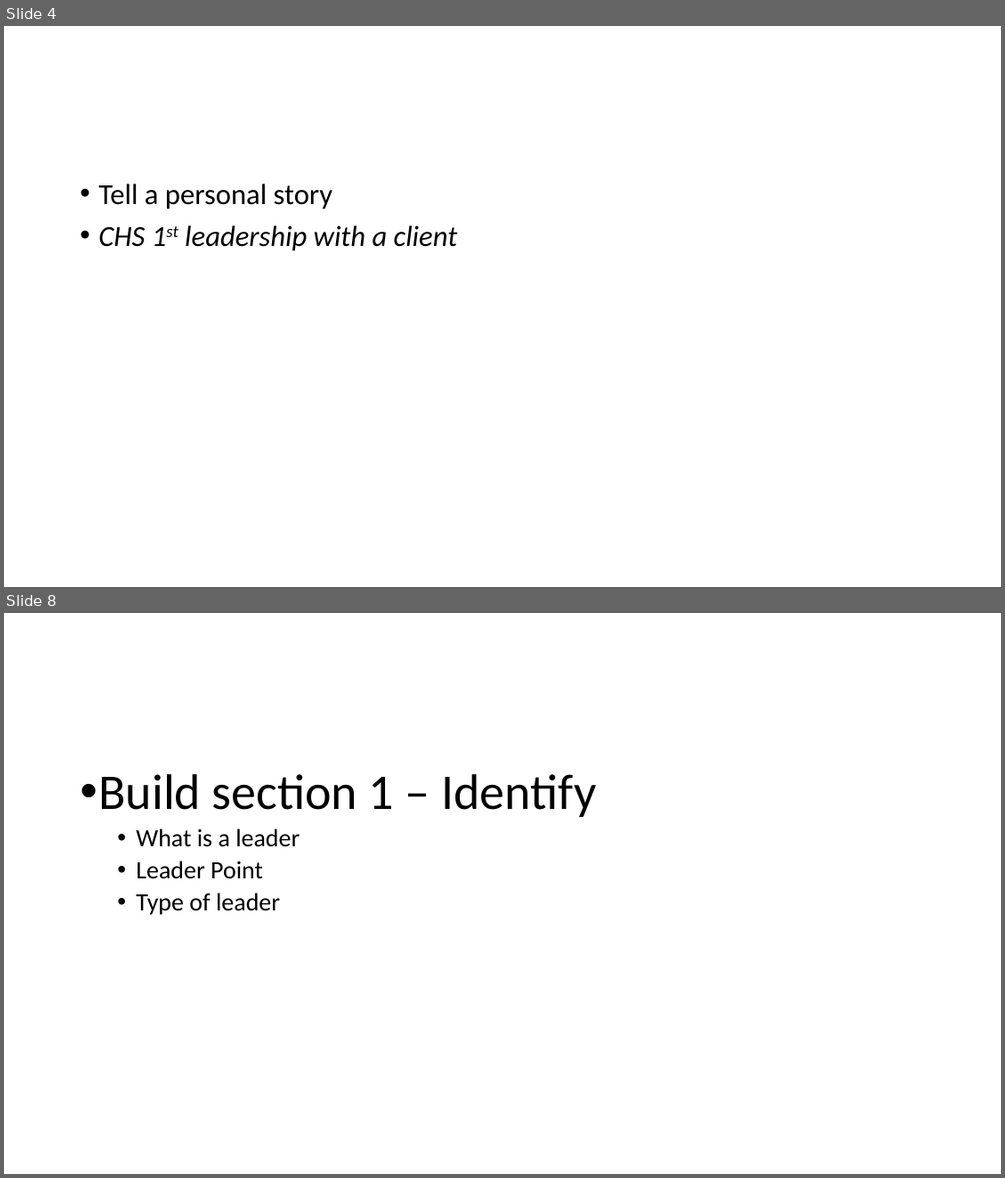
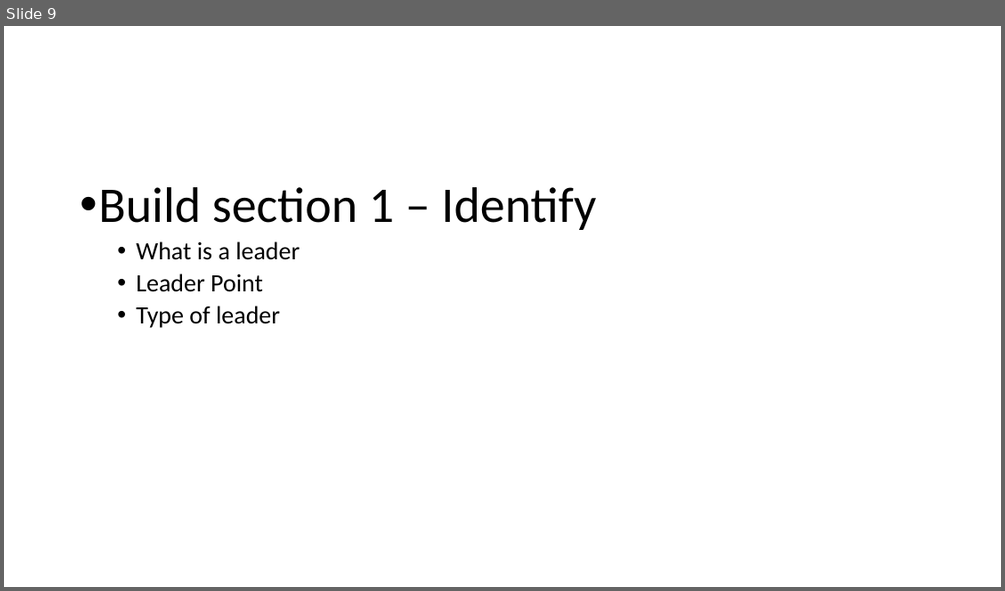
Before and after one commit to iamkeeler/THAT-Conference, a slide deck: 2021/Becoming a Leader.pptx. Shown one above the other, each under a label of ours: slides 4 and 8 before the commit, slide 9 after it; the slides between them are not shown. The pictures are 1005x1178 and 1005x591 pixels, drawn with LibreOffice and Linux fonts; fonts in the diff are those of the drawing. Boxes give left, top, right and bottom in pixels: in the first picture for what was removed or moved away, otherwise in the second. Text is boxed around its words. In the diff, an @@ line names an element or a change of style, - is before the commit and + after.

```diff
--- a/2021/Becoming a Leader.pptx
+++ b/2021/Becoming a Leader.pptx
@@ slide 4 removed at (x1=4, y1=26, x2=1001, y2=587), background #FFFFFF @@
@@ text removed at (x1=98, y1=184, x2=457, y2=251) @@
-• Tell a personal story
-• CHS 1st leadership with a client
@@ what was slide 8 is now slide 9 @@
```
Also in this commit, not shown: 6 slides changed, 2 slides added.
